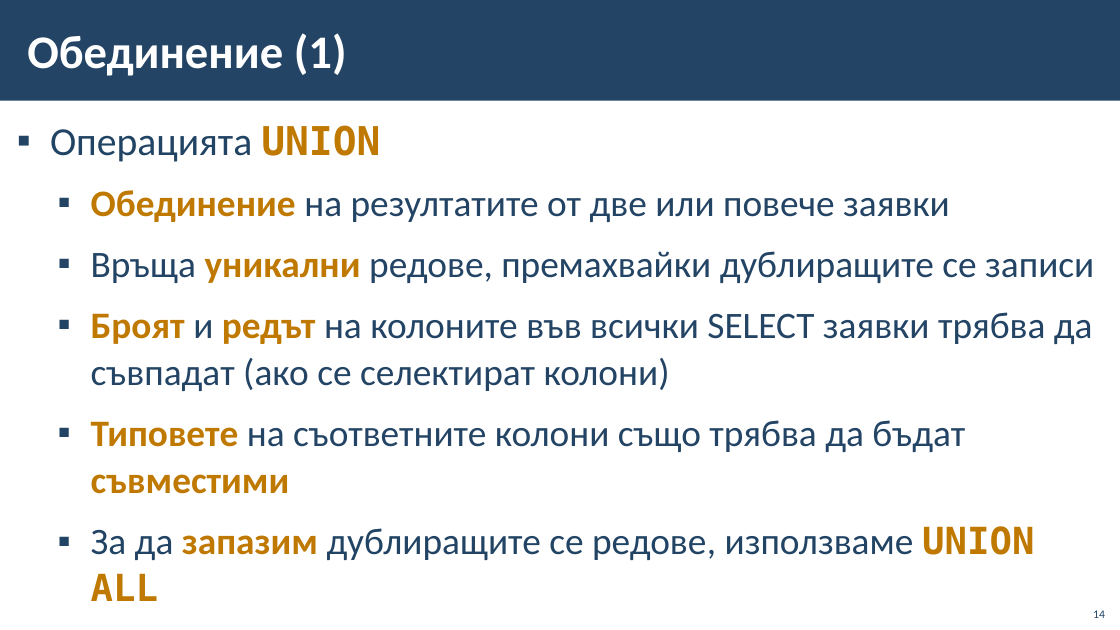
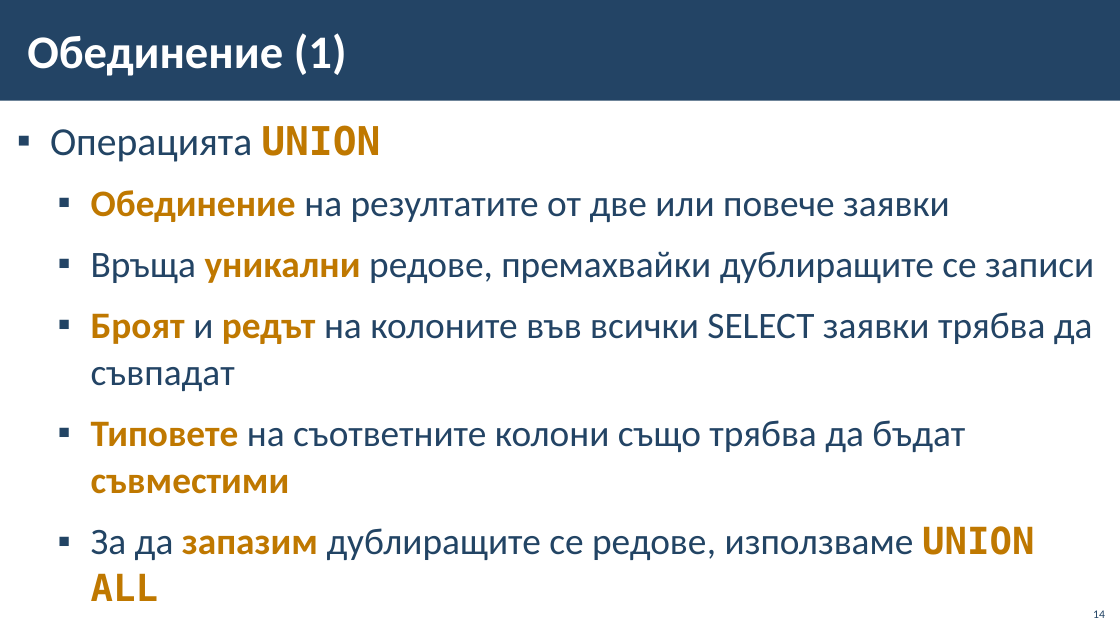
Before and after one commit to BG-IT-Edu/School-Programming, a slide deck: slide 14 of Courses/Software-Sciences/Module-3-Databases-New/10-Complex-Joins-and-Subqueries/10-Complex-Joins-and-Subqueries.pptx. Drawn at 1120x630 pixels with LibreOffice and Linux fonts; fonts in the diff are those of the drawing; background and template pictures are left out. Boxes give left, top, right and bottom in pixels: in the first picture for what was removed or moved away, otherwise in the second. Text is boxed around its words. In the diff, an @@ line names an element or a change of style, - is before the commit and + after.

```diff
--- a/Courses/Software-Sciences/Module-3-Databases-New/10-Complex-Joins-and-Subqueries/10-Complex-Joins-and-Subqueries.pptx
+++ b/Courses/Software-Sciences/Module-3-Databases-New/10-Complex-Joins-and-Subqueries/10-Complex-Joins-and-Subqueries.pptx
@@ text at <box>91,312,1093,391</box>: text changed @@
-  ▪ Броят и редът на колоните във всички SELECT заявки трябва да съвпадат (ако се селектират колони)
+  ▪ Броят и редът на колоните във всички SELECT заявки трябва да съвпадат
```
Also in this commit, not shown: 4 other slides changed, 1 other file.
